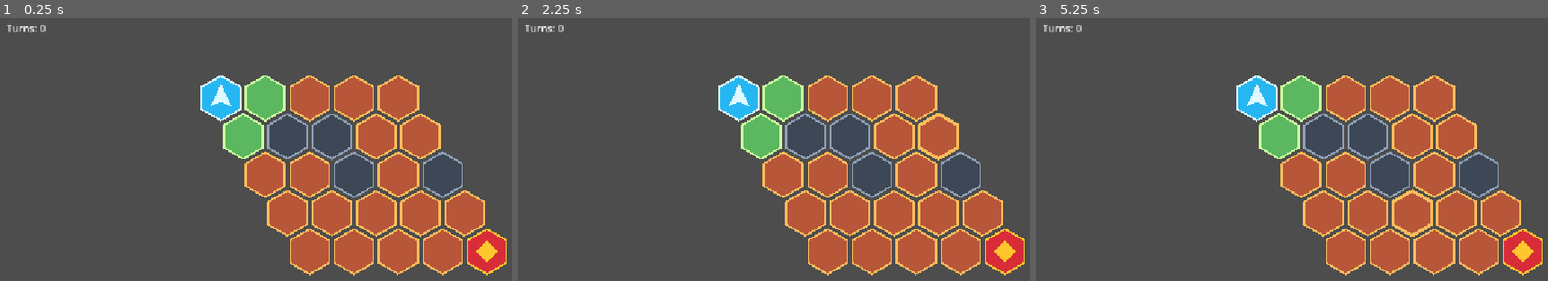
Above: before the commit, frames 1-3 (left to right).
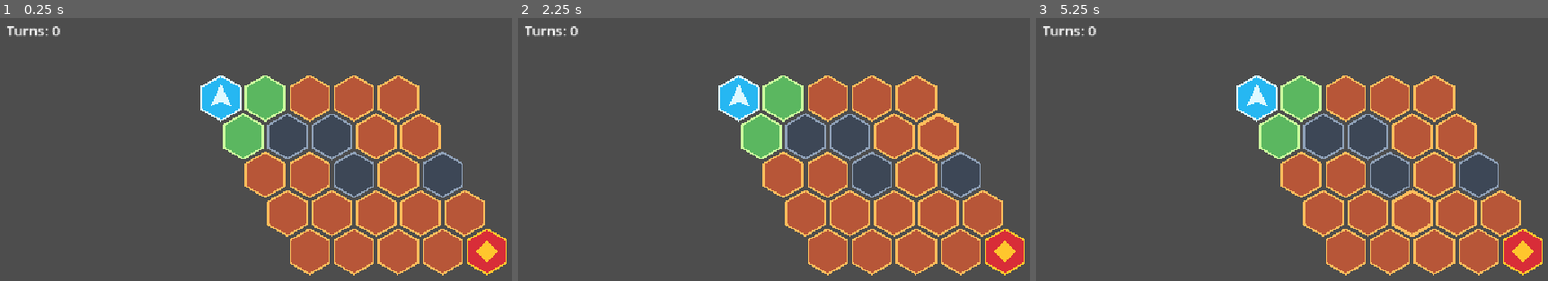
Above: after the commit, the same moments.

Repository: Poostaq/two-dimensional-experiment
Game: Godot game, scene res://Scenes/game_world.tscn
Same seed, same stepped clock (60 frames per second), same inputs: the game is played once before the commit and once after it.
Inputs (mouse positions are in pixels of both pictures, inside the frame that each line leads up to):
- Up to frame 1 (0.25 s): no input
- Up to frame 2 (2.25 s): tap Enter at 0.5, 0.6, 2 s; move the mouse to (outside the picture) at 0.52 s; hold Right 0.53-1.28 s; click (outside the picture) at 0.67 s; tap Space at 0.77, 1.25, 1.52 s; move the mouse to (727, 233) at 1.27 s; hold Down 1.28-2.03 s; tap Tab at 1.35 s; move the mouse to (948, 123) at 2.02 s; hold Right from 2.03 s (still down); tap Backspace at 2.1 s
- Up to frame 3 (5.25 s): tap Space at 2.75, 3.02, 3.77, 4.25, 4.52 s; move the mouse to (outside the picture) at 2.77 s; release Right at 2.78 s; hold Up 2.78-3.53 s; tap Shift at 2.85 s; click (outside the picture) at 2.92 s; tap Enter at 3.5 s; move the mouse to (outside the picture) at 3.52 s; hold Left 3.53-5.03 s; tap Ctrl at 3.6 s; move the mouse to (1174, 152) at 4.27 s; tap Alt at 4.35 s; move the mouse to (1425, 212) at 5.02 s; hold Down from 5.03 s (still down); tap Delete at 5.1 s; click (1425, 212) at 5.17 s

The runs differ from the first frame. In frame 1, 0.2% of the frame differs, in the area x 1-12%, y 2-8%; in frame 2, 0.2%; in frame 3, 0.2%.

Commit message:
fix: match planned world turn counter layout

Diff:
--- a/Scenes/game_world.tscn
+++ b/Scenes/game_world.tscn
@@ -24,6 +24,7 @@
 unique_name_in_owner = true
 offset_left = 16.0
 offset_top = 16.0
-offset_right = 116.0
-offset_bottom = 44.0
+offset_right = 136.0
+offset_bottom = 48.0
+theme_override_font_sizes/font_size = 22
 text = "Turns: 0"
--- a/Tests/Map/test_world_turn_counter.gd
+++ b/Tests/Map/test_world_turn_counter.gd
@@ -22,8 +22,16 @@
 
 func _test_turn_counter_starts_at_zero() -> void:
 	var world := await _instantiate_world()
-	_assert(_counter_text(world) == "Turns: 0", "initial zero text",
-		"new world must render zero successful moves")
+	var label := world.get_node_or_null("%TurnCounterLabel") as Label
+	var layout_matches := is_instance_valid(label) \
+		and label.text == "Turns: 0" \
+		and label.offset_left == 16.0 \
+		and label.offset_top == 16.0 \
+		and label.offset_right == 136.0 \
+		and label.offset_bottom == 48.0 \
+		and label.get_theme_font_size("font_size") == 22
+	_assert(layout_matches, "initial zero scene contract",
+		"label must render Turns: 0 at offsets 16,16,136,48 with font size 22")
 	_free_world(world)
 
 
